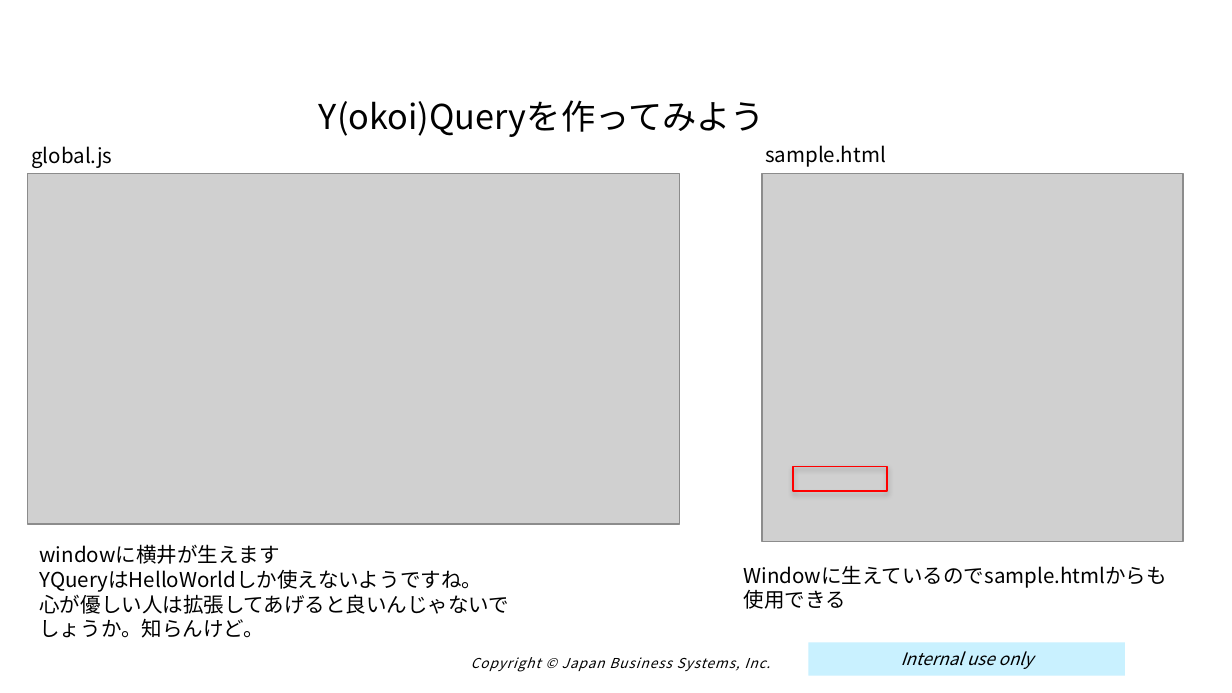
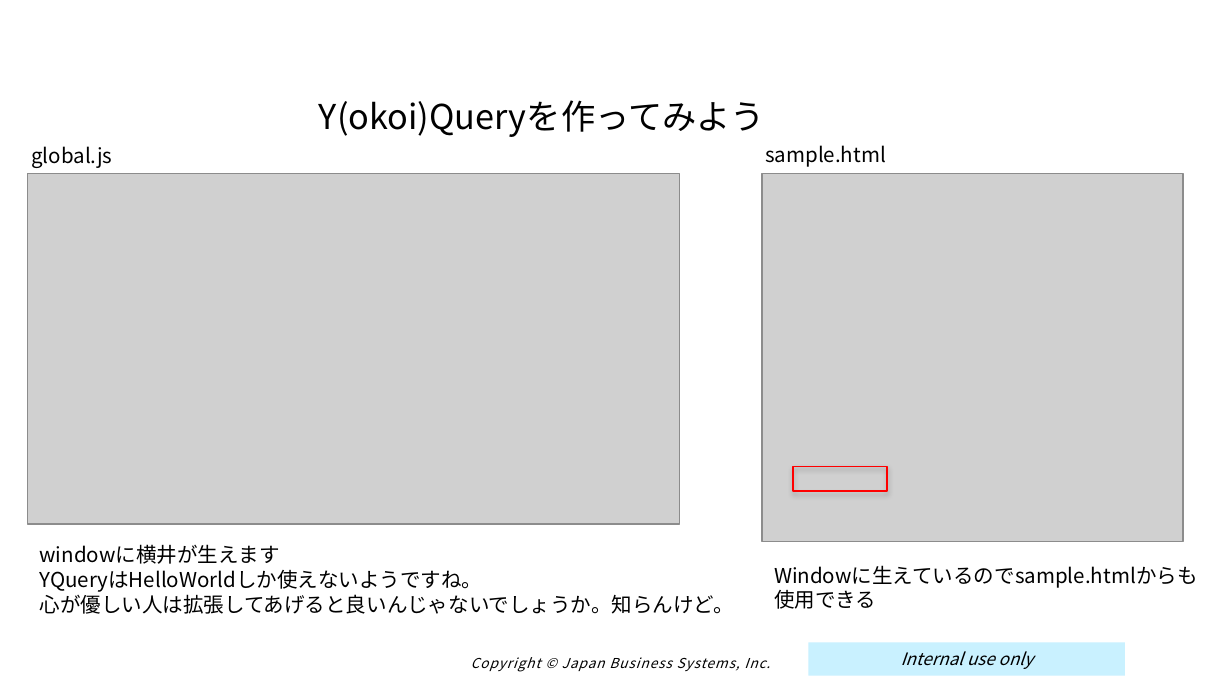
Before and after one commit to muchiyama/cf_training, a slide deck: slide 25 of doc/しりょ.pptx. Drawn at 1232x693 pixels with LibreOffice and Linux fonts; fonts in the diff are those of the drawing; grey boxes stand for pictures; background and template pictures are left out. Boxes give left, top, right and bottom in pixels: in the first picture for what was removed or moved away, otherwise in the second. Text is boxed around its words. In the diff, an @@ line names an element or a change of style, - is before the commit and + after.

```diff
--- a/doc/しりょ.pptx
+++ b/doc/しりょ.pptx
@@ text "windowに横井が生えます YQueryはHelloWorldしか使えないようですね。 心が優しい人は拡張してあげると ..." rewrapped from (39, 544, 509, 638) to (40, 544, 734, 614) @@
@@ text "Windowに生えているのでsample.htmlからも使用できる": place and size @@
-text "Windowに生えているのでsample.htmlからも使用できる" at (744, 565, 1167, 588)
+text "Windowに生えているのでsample.htmlからも使用できる" at (774, 565, 1197, 588)
```
Also in this commit, not shown: 11 other slides changed, 8 other files.
